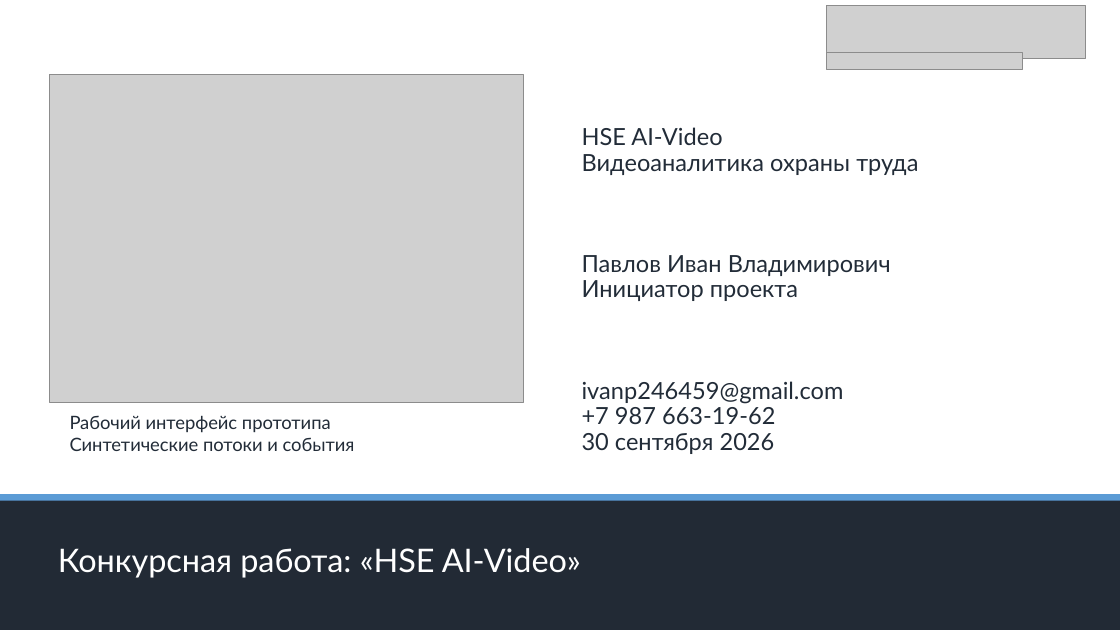
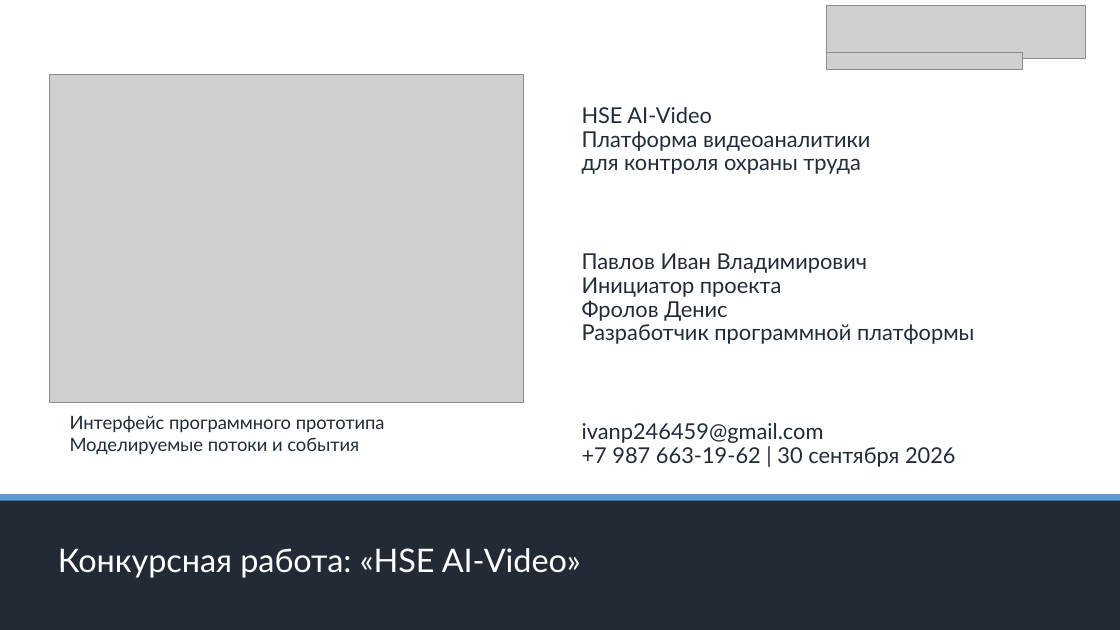
Before and after one commit to youngboy04/hse-ai-video, a slide deck: slide 1 of submission/HSE_AI_Video.pptx. Drawn at 1120x630 pixels with LibreOffice and Linux fonts; fonts in the diff are those of the drawing; grey boxes stand for pictures. Boxes give left, top, right and bottom in pixels: in the first picture for what was removed or moved away, otherwise in the second. Text is boxed around its words. In the diff, an @@ line names an element or a change of style, - is before the commit and + after.

```diff
--- a/submission/HSE_AI_Video.pptx
+++ b/submission/HSE_AI_Video.pptx
@@ title "HSE AI-Video": place and size @@
-title "HSE AI-Video" at (582, 127, 918, 454)
+title "HSE AI-Video" at (582, 107, 974, 467)
@@ title at (582, 107, 867, 443): size 20.2 to 18.8 pt in "HSE AI-Video", "Павлов Иван Владимирович", "Инициатор проекта", "ivanp246459@gmail.com" @@
@@ title at (582, 131, 870, 174): text changed; size 20.2 to 18.8 pt @@
-Видеоаналитика охраны труда
+Платформа видеоаналитики
+для контроля охраны труда
@@ title at (582, 300, 974, 344): paragraphs added @@
+Фролов Денис
+Разработчик программной платформы
@@ text at (70, 415, 385, 455): text changed @@
-Рабочий интерфейс прототипа
-Синтетические потоки и события
+Интерфейс программного прототипа
+Моделируемые потоки и события
@@ title at (582, 447, 956, 467): text changed; size 20.2 to 18.8 pt @@
-+7 987 663-19-62
-30 сентября 2026
++7 987 663-19-62 | 30 сентября 2026
```
Also in this commit, not shown: 13 other slides changed, 4 other files.
